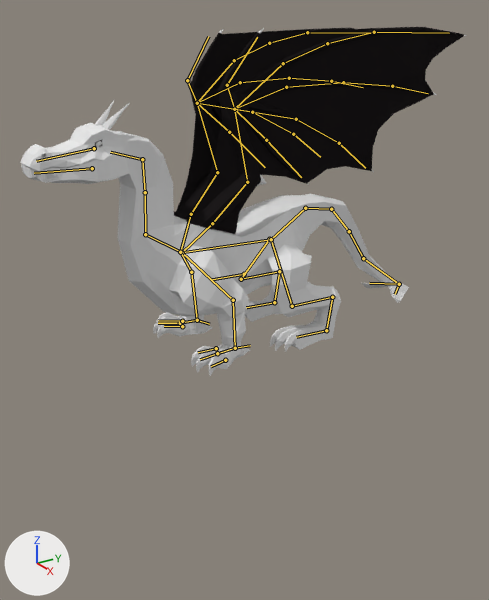
One commit to the Blender file Assets/meshes/monsters/dragon/dragon.blend: the scene before it, then after it.
The view is the same before and after, from a 50 mm lens placed at (5.58, -3.45, 2.97), pointed at (0.16, -0.01, 0.47). Lighting does not change. The marker at lower left points along +X, +Y and +Z. The bones that bend it are drawn over the model as lines.
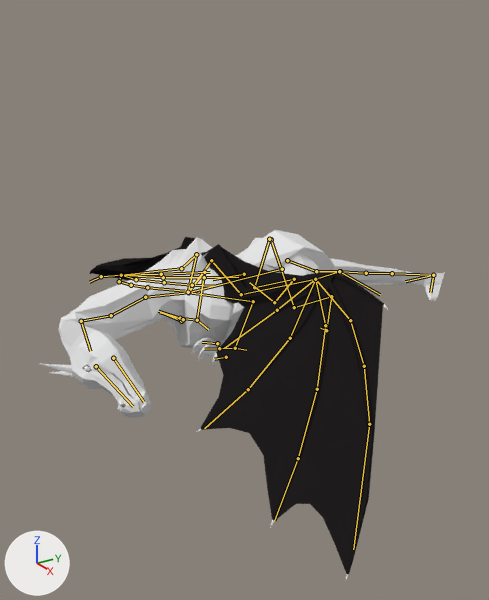
Commit message: kill dragon

The newer file adds an action. The first version stands in its rest pose; the second is drawn at frame 40 of the action 'dragon_die'.

Location of each change, [x1, y1, x2, y2] in pixels of the pictures (489 x 600 px):
'Cube', posed (9% narrower): before [20, 27, 466, 376]; after [40, 230, 445, 580]
bone 'queue1', root to tip: before (271, 239) to (305, 208); after (287, 260) to (316, 271)
bone 'legBack1-l', root to tip: before (271, 239) to (292, 306); after (271, 239) to (294, 307)
bone 'legBack1-r', root to tip: before (269, 239) to (241, 279); after (269, 239) to (254, 287)
bone 'main', root to tip: before (271, 239) to (182, 252); after (282, 269) to (188, 292)
bone 'neck1', root to tip: before (182, 252) to (145, 234); after (188, 292) to (145, 297)
bone 'neck2', root to tip: before (145, 234) to (145, 192); after (145, 297) to (111, 315)
bone 'neck3', root to tip: before (145, 192) to (142, 159); after (111, 315) to (81, 321)
bone 'head', root to tip: before (142, 159) to (110, 152); after (81, 321) to (90, 351)
bone 'aile2-l', root to tip: before (212, 223) to (247, 182); after (211, 260) to (241, 294)
bone 'aile3-l', root to tip: before (247, 182) to (234, 109); after (241, 294) to (315, 279)
bone 'aile2-r', root to tip: before (191, 214) to (217, 172); after (196, 254) to (181, 268)
bone 'aile3-r', root to tip: before (217, 172) to (197, 103); after (181, 268) to (121, 275)

Patch to the scene script:
```diff
--- a/Assets/meshes/monsters/dragon/dragon.blend.py
+++ b/Assets/meshes/monsters/dragon/dragon.blend.py
@@ bone_queue1 @@
 bone_queue1 = bpy.data.objects['Armature'].pose.bones['queue1']  # child of 'control'
-bone_queue1.location = (0.0, 0.0, 0.0)
-bone_queue1.rotation_quaternion = (1.0, 0.0, 0.0, 0.0)  # degrees (0, 0, 0)
+bone_queue1.location = (0.078, 0.01, -0.286)
+bone_queue1.rotation_quaternion = (0.861, -0.493, 0.125, 0.017)  # degrees (-60, 13, -6)
@@ bone_legback1_l @@
 bone_legback1_l = bpy.data.objects['Armature'].pose.bones['legBack1-l']  # child of 'control'
-bone_legback1_l.rotation_quaternion = (1.0, 0.0, 0.0, 0.0)  # degrees (0, 0, 0)
+bone_legback1_l.rotation_quaternion = (0.601, -0.452, -0.303, -0.585)  # degrees (-25, -63, -73)
@@ bone_legback1_r @@
 bone_legback1_r = bpy.data.objects['Armature'].pose.bones['legBack1-r']  # child of 'control'
-bone_legback1_r.rotation_quaternion = (1.0, 0.0, 0.0, 0.0)  # degrees (0, 0, 0)
+bone_legback1_r.rotation_quaternion = (0.538, -0.62, 0.211, 0.531)  # degrees (-72, 62, 42)
@@ bone_main @@
 bone_main = bpy.data.objects['Armature'].pose.bones['main']  # child of 'control'
-bone_main.location = (0.0, 0.0, 0.0)
-bone_main.rotation_quaternion = (1.0, 0.0, 0.0, 0.0)  # degrees (0, 0, 0)
+bone_main.location = (0.139, -0.053, 0.29)
+bone_main.rotation_quaternion = (0.993, 0.058, 0.077, 0.072)  # degrees (7, 8, 9)
@@ bone_neck1 @@
 bone_neck1 = bpy.data.objects['Armature'].pose.bones['neck1']  # child of 'main'
-bone_neck1.rotation_quaternion = (1.0, 0.0, 0.0, 0.0)  # degrees (0, 0, 0)
+bone_neck1.rotation_quaternion = (0.98, -0.197, 0.014, -0.002)  # degrees (-23, 1, -1)
@@ bone_neck2 @@
 bone_neck2 = bpy.data.objects['Armature'].pose.bones['neck2']  # child of 'neck1'
-bone_neck2.rotation_quaternion = (1.0, 0.0, 0.0, 0.0)  # degrees (0, 0, 0)
+bone_neck2.rotation_quaternion = (0.771, 0.628, -0.005, -0.11)  # degrees (78, 7, -10)
@@ bone_neck3 @@
 bone_neck3 = bpy.data.objects['Armature'].pose.bones['neck3']  # child of 'neck2'
-bone_neck3.rotation_quaternion = (1.0, 0.0, 0.0, 0.0)  # degrees (0, 0, 0)
+bone_neck3.rotation_quaternion = (0.982, 0.189, -0.006, 0.012)  # degrees (22, -1, 1)
@@ bone_head @@
 bone_head = bpy.data.objects['Armature'].pose.bones['head']  # child of 'neck3'
-bone_head.rotation_quaternion = (1.0, 0.0, 0.0, 0.0)  # degrees (0, 0, 0)
+bone_head.rotation_quaternion = (0.883, -0.218, 0.291, 0.296)  # degrees (-16, 40, 31)
@@ bone_aile2_l @@
 bone_aile2_l = bpy.data.objects['Armature'].pose.bones['aile2-l']  # child of 'aile1-l'
-bone_aile2_l.rotation_quaternion = (1.0, 0.0, 0.0, 0.0)  # degrees (0, 0, 0)
+bone_aile2_l.rotation_quaternion = (0.438, -0.755, -0.458, -0.167)  # degrees (-138, -41, 46)
@@ bone_aile3_l @@
 bone_aile3_l = bpy.data.objects['Armature'].pose.bones['aile3-l']  # child of 'aile2-l'
-bone_aile3_l.rotation_quaternion = (1.0, 0.0, 0.0, 0.0)  # degrees (0, 0, 0)
+bone_aile3_l.rotation_quaternion = (0.993, -0.007, -0.047, 0.106)  # degrees (-1, -5, 12)
@@ bone_aile2_r @@
 bone_aile2_r = bpy.data.objects['Armature'].pose.bones['aile2-r']  # child of 'aile1-r'
-bone_aile2_r.rotation_quaternion = (1.0, 0.0, 0.0, 0.0)  # degrees (0, 0, 0)
+bone_aile2_r.rotation_quaternion = (0.578, 0.113, -0.215, 0.779)  # degrees (-13, -25, 110)
@@ bone_aile3_r @@
 bone_aile3_r = bpy.data.objects['Armature'].pose.bones['aile3-r']  # child of 'aile2-r'
-bone_aile3_r.rotation_quaternion = (1.0, 0.0, 0.0, 0.0)  # degrees (0, 0, 0)
+bone_aile3_r.rotation_quaternion = (0.997, 0.033, -0.058, 0.029)  # degrees (4, -7, 3)
@@ bone_ik_queue @@
 bone_ik_queue = bpy.data.objects['Armature'].pose.bones['IK-queue']
-bone_ik_queue.location = (0.0, 0.0, 0.0)
-bone_ik_queue.rotation_quaternion = (1.0, 0.0, 0.0, 0.0)  # degrees (0, 0, 0)
-bone_ik_queue.scale = (1.0, 1.0, 1.0)
+bone_ik_queue.location = (-0.264, 0.528, 0.192)
+bone_ik_queue.rotation_quaternion = (0.973, 0.104, 0.006, 0.208)  # degrees (12, -2, 24)
+bone_ik_queue.scale = (0.62, 0.62, 0.62)
```
